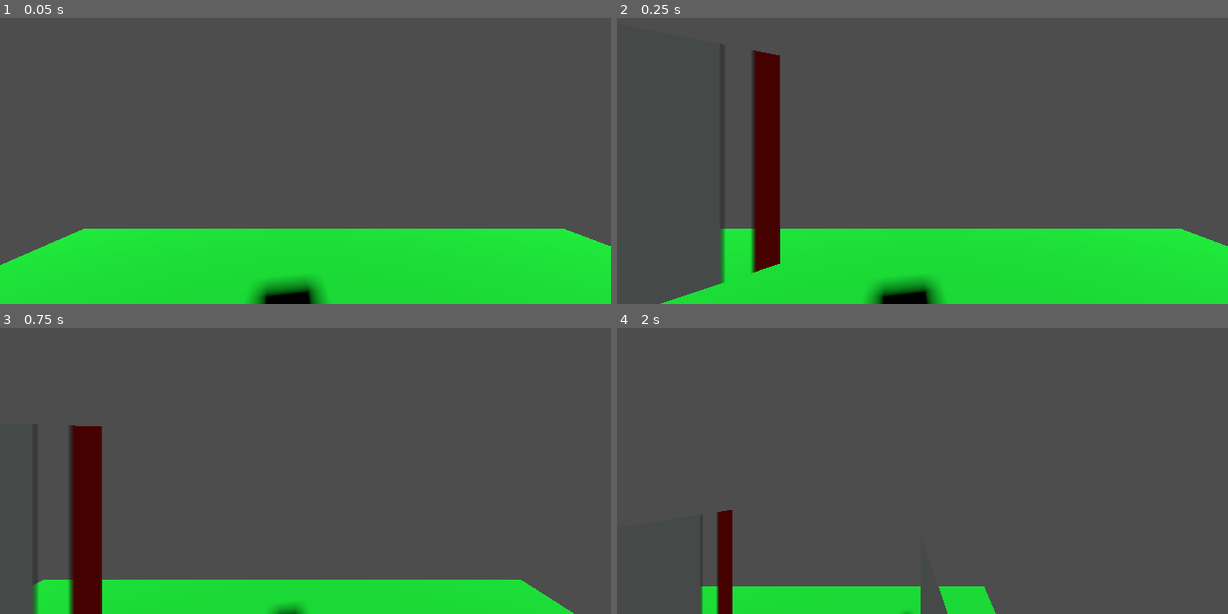
Above: before the commit, frames 1-4 (two rows, left to right).
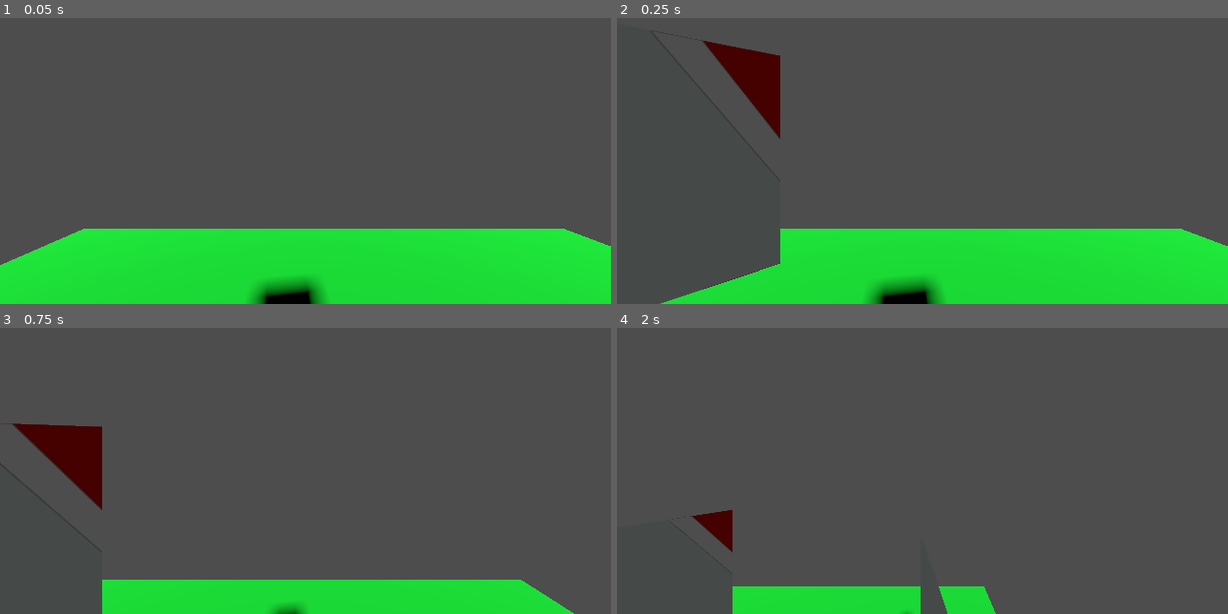
Above: after the commit, the same moments.

Repository: Joy-less/Mirror3D
Game: Godot game, scene res://Scenes/Demo.tscn
Same seed, same stepped clock (60 frames per second), same inputs: the game is played once before the commit and once after it.
Inputs:
- Up to frame 1 (0.05 s): no input
- Up to frame 2 (0.25 s): no input
- Up to frame 3 (0.75 s): tap Enter at 0.5 s; hold D from 0.53 s (still down); hold E from 0.53 s (still down)
- Up to frame 4 (2 s): release D at 1.28 s; release E at 1.28 s; hold Down from 1.28 s (still down); tap Q at 1.35 s

Frame 1 is identical in both runs. In frame 2, 4.1% of the frame differs, in the area x 7-27%, y 8-100%; in frame 3, 3.9%; in frame 4, 1.1%.

Commit message:
Update mask example

Diff:
--- a/Scenes/Demo.tscn
+++ b/Scenes/Demo.tscn
@@ -5,13 +5,14 @@
 
 [sub_resource type="Gradient" id="Gradient_hlwta"]
 interpolation_mode = 1
-offsets = PackedFloat32Array(0, 0.14975846, 0.3)
+offsets = PackedFloat32Array(0, 0.2, 0.3)
 colors = PackedColorArray(1, 0, 0, 1, 0, 0, 0, 0, 1, 1, 1, 1)
 
 [sub_resource type="GradientTexture2D" id="GradientTexture2D_hrj8l"]
 gradient = SubResource("Gradient_hlwta")
-width = 32
-height = 32
+width = 128
+height = 128
+fill_to = Vector2(1, 1)
 
 [sub_resource type="StandardMaterial3D" id="StandardMaterial3D_hlwta"]
 albedo_color = Color(0, 1, 0.216667, 1)
